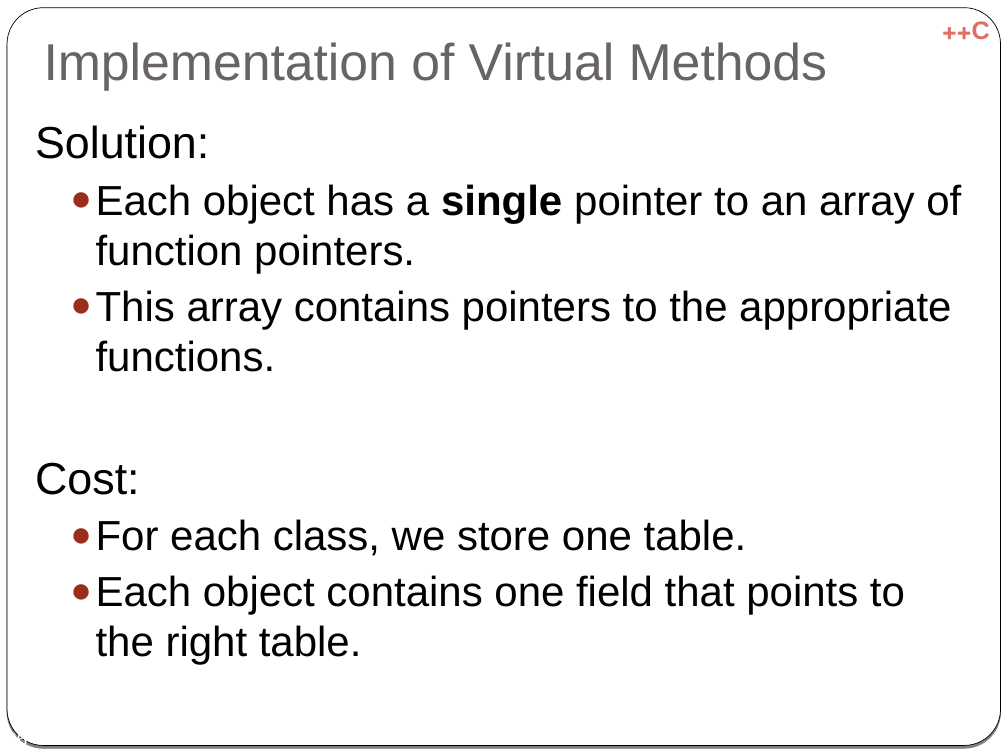
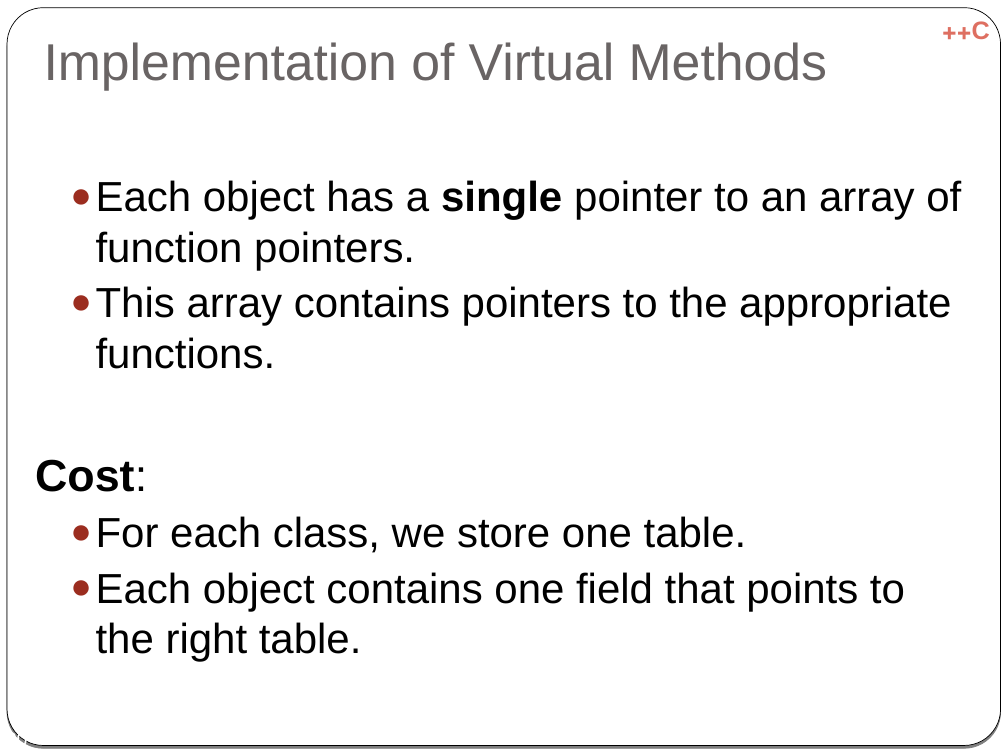
Before and after one commit to cpp-at-ariel/cpp-5781, a slide deck: slide 20 of 06-inheritance/slides-virtual.odp (slide 26 before the commit). Drawn at 1008x756 pixels with LibreOffice and Linux fonts; fonts in the diff are those of the drawing. Boxes give left, top, right and bottom in pixels: in the first picture for what was removed or moved away, otherwise in the second. Text is boxed around its words. In the diff, an @@ line names an element or a change of style, - is before the commit and + after.

```diff
--- a/06-inheritance/slides-virtual.odp
+++ b/06-inheritance/slides-virtual.odp
@@ text at [35, 125, 209, 159]: paragraph removed @@
-Solution:
@@ text at [35, 459, 147, 492]: bold on in "Cost:" @@
@@ page number at [6, 731, 28, 745]: text changed @@
-26
+20
```
Also in this commit, not shown: 10 other slides changed, 9 slides removed, 7 other files.
